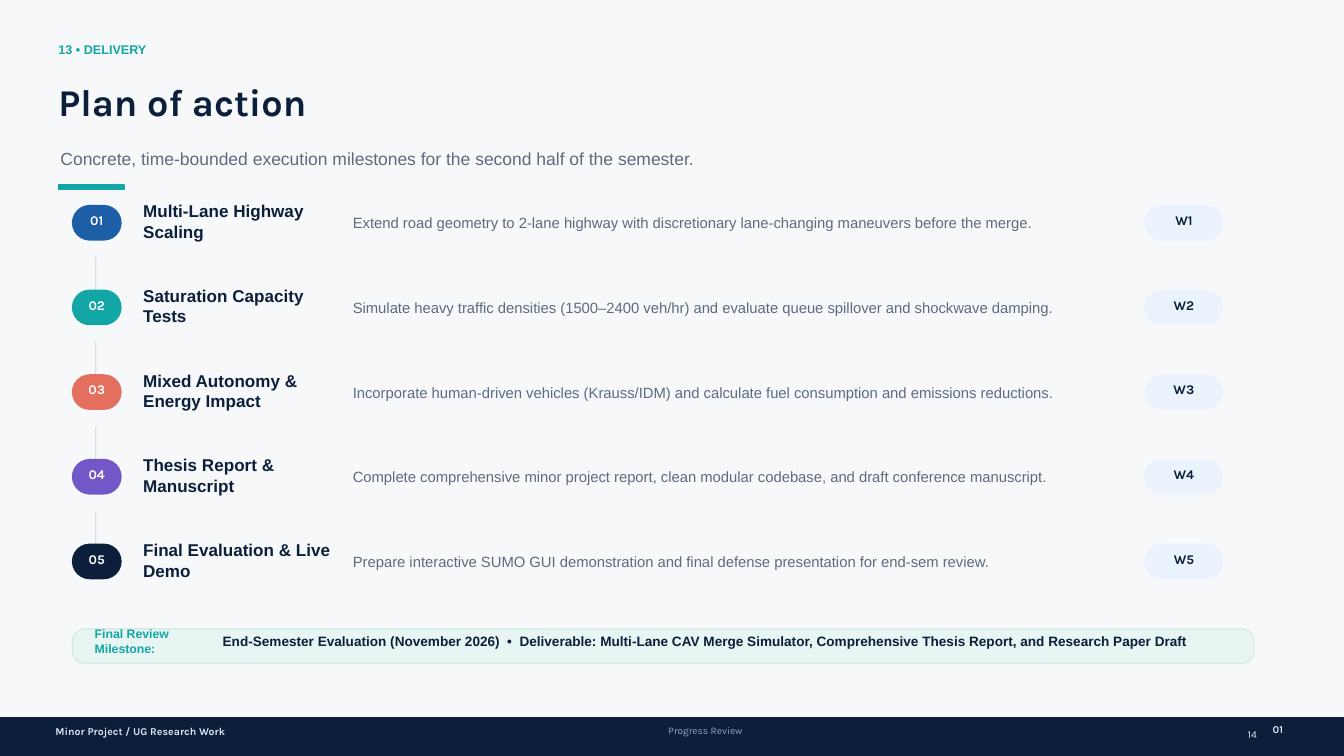
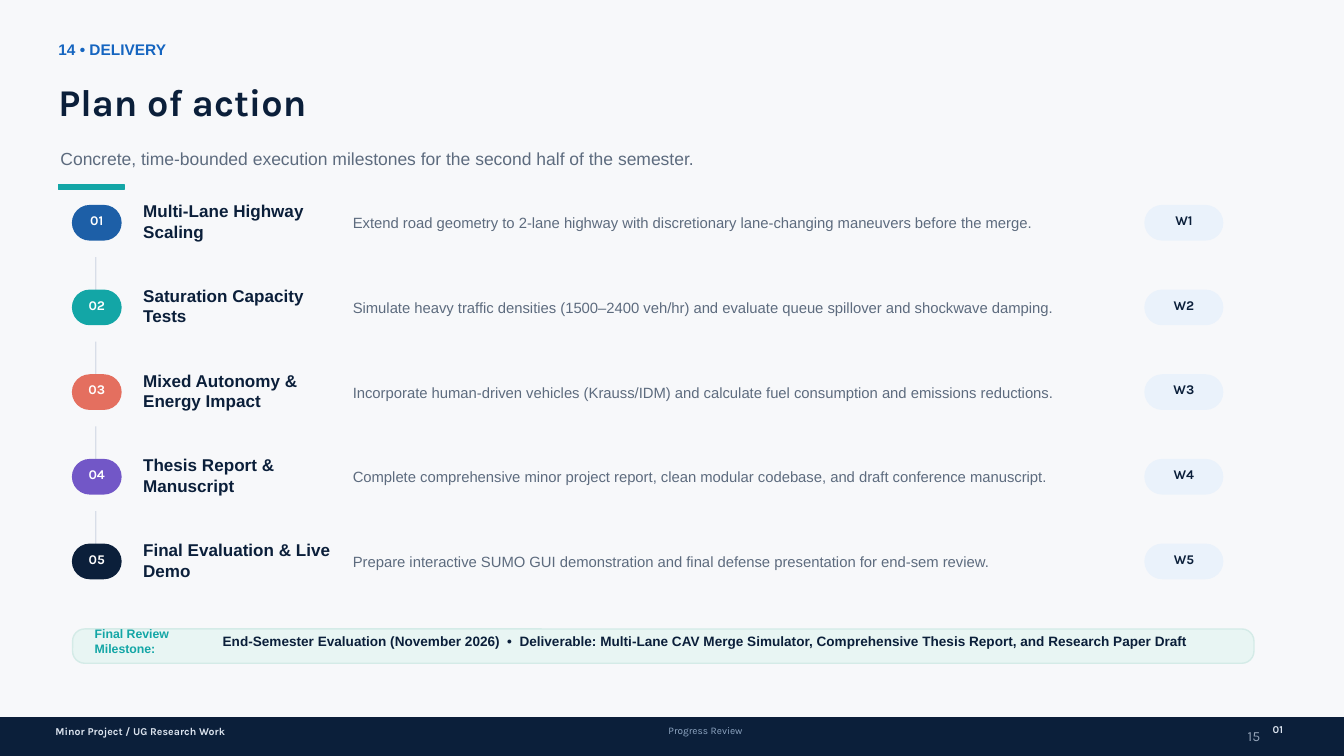
Before and after one commit to swagata025/Rule-based-merging-scenario, a slide deck: slide 15 of Progress_Presentation.pptx (slide 14 before the commit). Drawn at 1344x756 pixels with LibreOffice and Linux fonts; fonts in the diff are those of the drawing. Boxes give left, top, right and bottom in pixels: in the first picture for what was removed or moved away, otherwise in the second. Text is boxed around its words. In the diff, an @@ line names an element or a change of style, - is before the commit and + after.

```diff
--- a/Progress_Presentation.pptx
+++ b/Progress_Presentation.pptx
@@ text at bbox=[58, 44, 166, 55]: text changed; size 9 to 11 pt; text colour #13A6A6 to #1565C0 @@
-13 • DELIVERY
+14 • DELIVERY
@@ text at bbox=[1248, 732, 1261, 741]: text changed; size 7.5 to 10 pt; text colour #DCE4EF to #94A3B8 @@
-14
+15
```
Also in this commit, not shown: 13 other slides changed, 1 slide added, 4 other files.
